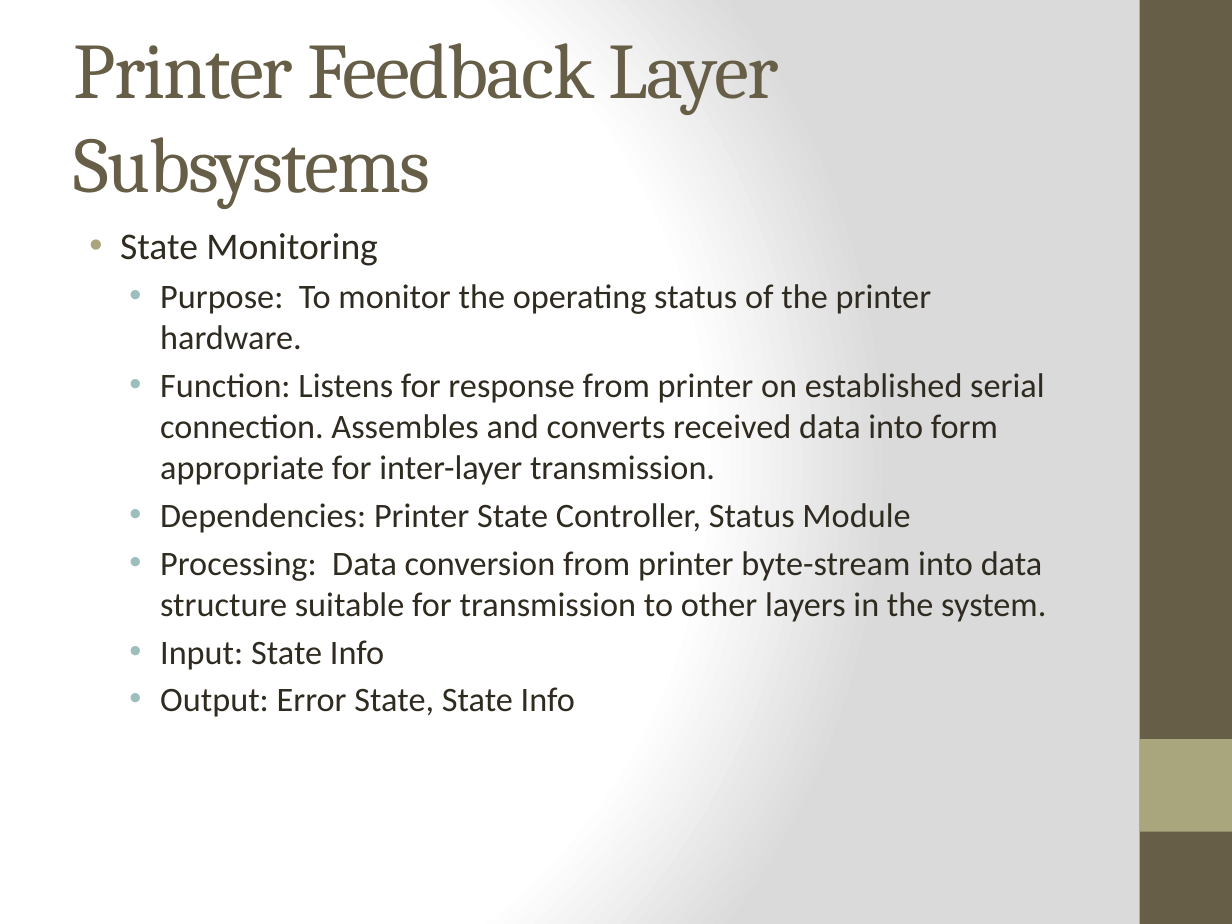
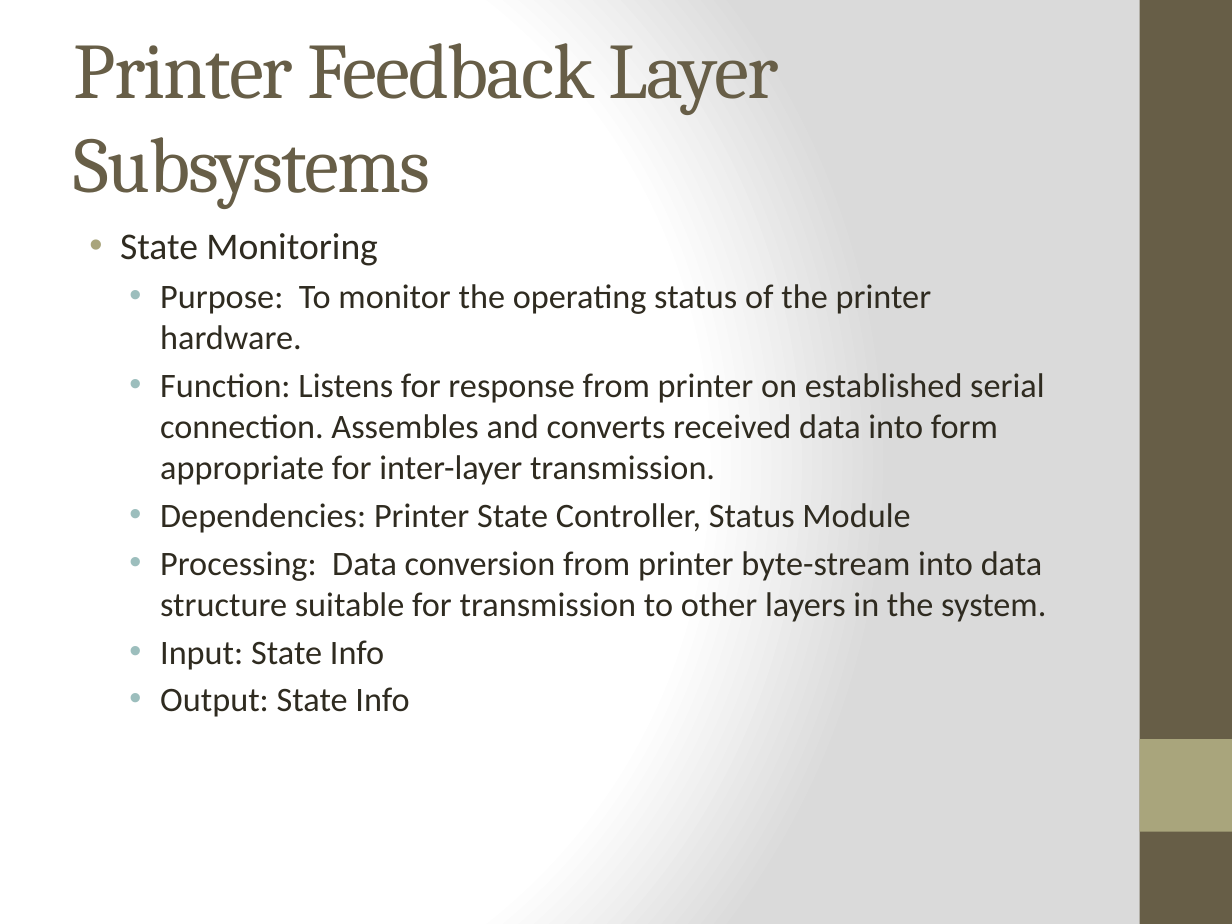
Before and after one commit to qpHalcy0n/SRDesign, a slide deck: slide 31 of ADS Gate Review/Team Ink3d ADS.pptx. Drawn at 1232x924 pixels with LibreOffice and Linux fonts; fonts in the diff are those of the drawing. Boxes give left, top, right and bottom in pixels: in the first picture for what was removed or moved away, otherwise in the second. Text is boxed around its words. In the diff, an @@ line names an element or a change of style, - is before the commit and + after.

```diff
--- a/ADS Gate Review/Team Ink3d ADS.pptx
+++ b/ADS Gate Review/Team Ink3d ADS.pptx
@@ text at bbox=[160, 687, 409, 717]: text changed @@
-  • Output: Error State, State Info
+  • Output: State Info
```
Also in this commit, not shown: 2 other slides changed.
